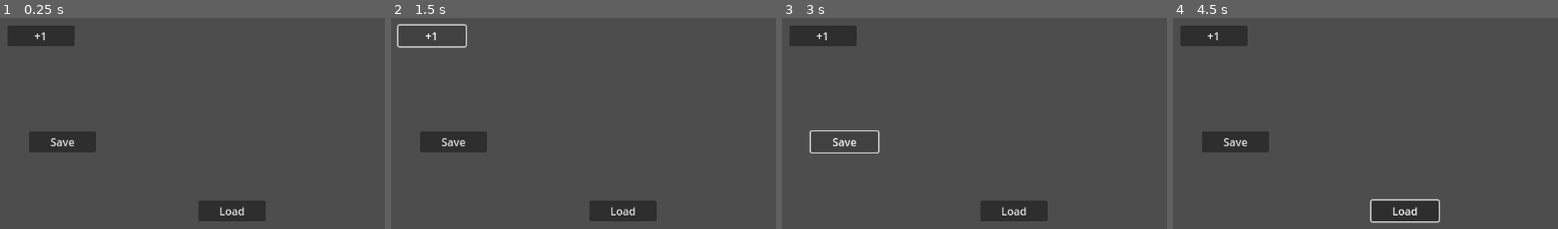
Above: before the commit, frames 1-4 (left to right).
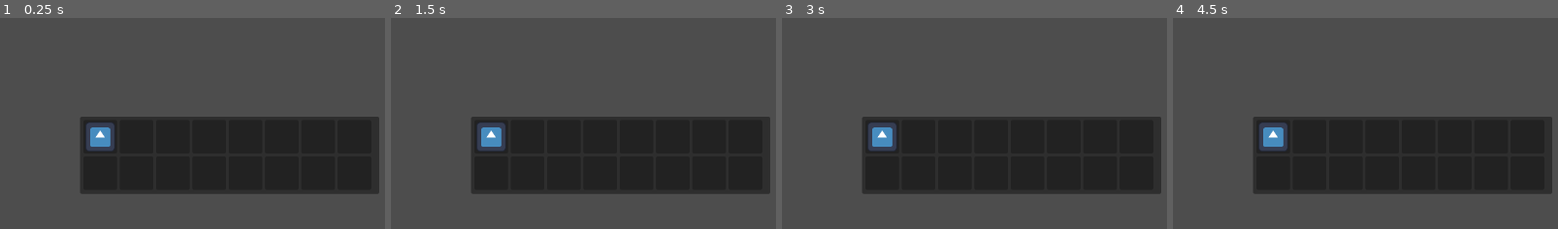
Above: after the commit, the same moments.

Repository: donivanjames/Godot-Reusable-2D-Components
Game: Godot game, scene res://drag_and_drop/drag_and_drop_scene.tscn
The game is run twice, just before and just after one commit, with the same random seed, the same clock (stepped at 60 frames per second) and the same inputs. Before the commit the project starts from res://save_and_load/main.tscn. The engine's default icon, where the game draws it, is replaced by a stand-in: a white triangle on a blue panel in a dark square.
Inputs (mouse positions are in pixels of both pictures, inside the frame that each line leads up to):
- Up to frame 1 (0.25 s): no input
- Up to frame 2 (1.5 s): click (433, 34) at 0.5 s, where only the run before the commit has a clickable "+1"; click (433, 34) at 1.25 s, where only the run before the commit has a clickable "+1"
- Up to frame 3 (3 s): click (824, 34) at 2 s, where only the run before the commit has a clickable "+1"; click (843, 142) at 2.75 s, where only the run before the commit has a clickable "Save"
- Up to frame 4 (4.5 s): click (1404, 210) at 3.5 s, where only the run before the commit has a clickable "Load"; move the mouse to (outside the picture) at 4.27 s; tap Ctrl at 4.35 s; click (outside the picture) at 4.42 s

The runs differ from the first frame. In frame 1, 32% of the frame differs, in the area x 2-99%, y 3-97%; in frame 2, 31%; in frame 3, 31%; in frame 4, 33%, in the area x 2-99%, y 3-98%.

Commit message:
Drag and drop

Diff:
--- /dev/null
+++ b/drag_and_drop/drag_and_drop_scene.tscn
@@ -0,0 +1,332 @@
+[gd_scene load_steps=3 format=3 uid="uid://ig5jskdi4gg4"]
+
+[ext_resource type="Texture2D" uid="uid://vldeo78wod3y" path="res://icon.svg" id="1_63obs"]
+[ext_resource type="Script" uid="uid://bfjhp7m4a1hpy" path="res://drag_and_drop/item_slot.gd" id="1_akgoe"]
+
+[node name="DragAndDropScene" type="Control"]
+layout_mode = 3
+anchors_preset = 15
+anchor_right = 1.0
+anchor_bottom = 1.0
+grow_horizontal = 2
+grow_vertical = 2
+
+[node name="CanvasLayer" type="CanvasLayer" parent="."]
+
+[node name="Inventory" type="Panel" parent="CanvasLayer"]
+anchors_preset = 8
+anchor_left = 0.5
+anchor_top = 0.5
+anchor_right = 0.5
+anchor_bottom = 0.5
+offset_left = -222.5
+offset_top = -57.5
+offset_right = 222.5
+offset_bottom = 57.5
+grow_horizontal = 2
+grow_vertical = 2
+
+[node name="MarginContainer" type="MarginContainer" parent="CanvasLayer/Inventory"]
+layout_mode = 0
+offset_right = 40.0
+offset_bottom = 40.0
+theme_override_constants/margin_left = 5
+theme_override_constants/margin_top = 5
+theme_override_constants/margin_right = 5
+theme_override_constants/margin_bottom = 5
+
+[node name="GridContainer" type="GridContainer" parent="CanvasLayer/Inventory/MarginContainer"]
+layout_mode = 2
+theme_override_constants/h_separation = 4
+theme_override_constants/v_separation = 4
+columns = 8
+
+[node name="ItemSlot" type="Panel" parent="CanvasLayer/Inventory/MarginContainer/GridContainer"]
+custom_minimum_size = Vector2(50, 50)
+layout_mode = 2
+script = ExtResource("1_akgoe")
+
+[node name="Icon" type="TextureRect" parent="CanvasLayer/Inventory/MarginContainer/GridContainer/ItemSlot"]
+unique_name_in_owner = true
+layout_mode = 1
+anchors_preset = -1
+anchor_left = 0.06
+anchor_top = 0.06
+anchor_right = 0.94
+anchor_bottom = 0.94
+grow_horizontal = 2
+grow_vertical = 2
+texture = ExtResource("1_63obs")
+expand_mode = 1
+stretch_mode = 5
+metadata/_edit_use_anchors_ = true
+
+[node name="ItemSlot2" type="Panel" parent="CanvasLayer/Inventory/MarginContainer/GridContainer"]
+custom_minimum_size = Vector2(50, 50)
+layout_mode = 2
+script = ExtResource("1_akgoe")
+
+[node name="Icon" type="TextureRect" parent="CanvasLayer/Inventory/MarginContainer/GridContainer/ItemSlot2"]
+layout_mode = 1
+anchors_preset = -1
+anchor_left = 0.06
+anchor_top = 0.06
+anchor_right = 0.94
+anchor_bottom = 0.94
+grow_horizontal = 2
+grow_vertical = 2
+expand_mode = 1
+stretch_mode = 5
+metadata/_edit_use_anchors_ = true
+
+[node name="ItemSlot3" type="Panel" parent="CanvasLayer/Inventory/MarginContainer/GridContainer"]
+custom_minimum_size = Vector2(50, 50)
+layout_mode = 2
+script = ExtResource("1_akgoe")
+
+[node name="Icon" type="TextureRect" parent="CanvasLayer/Inventory/MarginContainer/GridContainer/ItemSlot3"]
+layout_mode = 1
+anchors_preset = -1
+anchor_left = 0.06
+anchor_top = 0.06
+anchor_right = 0.94
+anchor_bottom = 0.94
+grow_horizontal = 2
+grow_vertical = 2
+expand_mode = 1
+stretch_mode = 5
+metadata/_edit_use_anchors_ = true
+
+[node name="ItemSlot4" type="Panel" parent="CanvasLayer/Inventory/MarginContainer/GridContainer"]
+custom_minimum_size = Vector2(50, 50)
+layout_mode = 2
+script = ExtResource("1_akgoe")
+
+[node name="Icon" type="TextureRect" parent="CanvasLayer/Inventory/MarginContainer/GridContainer/ItemSlot4"]
+layout_mode = 1
+anchors_preset = -1
+anchor_left = 0.06
+anchor_top = 0.06
+anchor_right = 0.94
+anchor_bottom = 0.94
+grow_horizontal = 2
+grow_vertical = 2
+expand_mode = 1
+stretch_mode = 5
+metadata/_edit_use_anchors_ = true
+
+[node name="ItemSlot5" type="Panel" parent="CanvasLayer/Inventory/MarginContainer/GridContainer"]
+custom_minimum_size = Vector2(50, 50)
+layout_mode = 2
+script = ExtResource("1_akgoe")
+
+[node name="Icon" type="TextureRect" parent="CanvasLayer/Inventory/MarginContainer/GridContainer/ItemSlot5"]
+layout_mode = 1
+anchors_preset = -1
+anchor_left = 0.06
+anchor_top = 0.06
+anchor_right = 0.94
+anchor_bottom = 0.94
+grow_horizontal = 2
+grow_vertical = 2
+expand_mode = 1
+stretch_mode = 5
+metadata/_edit_use_anchors_ = true
+
+[node name="ItemSlot6" type="Panel" parent="CanvasLayer/Inventory/MarginContainer/GridContainer"]
+custom_minimum_size = Vector2(50, 50)
+layout_mode = 2
+script = ExtResource("1_akgoe")
+
+[node name="Icon" type="TextureRect" parent="CanvasLayer/Inventory/MarginContainer/GridContainer/ItemSlot6"]
+layout_mode = 1
+anchors_preset = -1
+anchor_left = 0.06
+anchor_top = 0.06
+anchor_right = 0.94
+anchor_bottom = 0.94
+grow_horizontal = 2
+grow_vertical = 2
+expand_mode = 1
+stretch_mode = 5
+metadata/_edit_use_anchors_ = true
+
+[node name="ItemSlot7" type="Panel" parent="CanvasLayer/Inventory/MarginContainer/GridContainer"]
+custom_minimum_size = Vector2(50, 50)
+layout_mode = 2
+script = ExtResource("1_akgoe")
+
+[node name="Icon" type="TextureRect" parent="CanvasLayer/Inventory/MarginContainer/GridContainer/ItemSlot7"]
+layout_mode = 1
+anchors_preset = -1
+anchor_left = 0.06
+anchor_top = 0.06
+anchor_right = 0.94
+anchor_bottom = 0.94
+grow_horizontal = 2
+grow_vertical = 2
+expand_mode = 1
+stretch_mode = 5
+metadata/_edit_use_anchors_ = true
+
+[node name="ItemSlot8" type="Panel" parent="CanvasLayer/Inventory/MarginContainer/GridContainer"]
+custom_minimum_size = Vector2(50, 50)
+layout_mode = 2
+script = ExtResource("1_akgoe")
+
+[node name="Icon" type="TextureRect" parent="CanvasLayer/Inventory/MarginContainer/GridContainer/ItemSlot8"]
+layout_mode = 1
+anchors_preset = -1
+anchor_left = 0.06
+anchor_top = 0.06
+anchor_right = 0.94
+anchor_bottom = 0.94
+grow_horizontal = 2
+grow_vertical = 2
+expand_mode = 1
+stretch_mode = 5
+metadata/_edit_use_anchors_ = true
+
+[node name="ItemSlot9" type="Panel" parent="CanvasLayer/Inventory/MarginContainer/GridContainer"]
+custom_minimum_size = Vector2(50, 50)
+layout_mode = 2
+script = ExtResource("1_akgoe")
+
+[node name="Icon" type="TextureRect" parent="CanvasLayer/Inventory/MarginContainer/GridContainer/ItemSlot9"]
+layout_mode = 1
+anchors_preset = -1
+anchor_left = 0.06
+anchor_top = 0.06
+anchor_right = 0.94
+anchor_bottom = 0.94
+grow_horizontal = 2
+grow_vertical = 2
+expand_mode = 1
+stretch_mode = 5
+metadata/_edit_use_anchors_ = true
+
+[node name="ItemSlot10" type="Panel" parent="CanvasLayer/Inventory/MarginContainer/GridContainer"]
+custom_minimum_size = Vector2(50, 50)
+layout_mode = 2
+script = ExtResource("1_akgoe")
+
+[node name="Icon" type="TextureRect" parent="CanvasLayer/Inventory/MarginContainer/GridContainer/ItemSlot10"]
+layout_mode = 1
+anchors_preset = -1
+anchor_left = 0.06
+anchor_top = 0.06
+anchor_right = 0.94
+anchor_bottom = 0.94
+grow_horizontal = 2
+grow_vertical = 2
+expand_mode = 1
+stretch_mode = 5
+metadata/_edit_use_anchors_ = true
+
+[node name="ItemSlot11" type="Panel" parent="CanvasLayer/Inventory/MarginContainer/GridContainer"]
+custom_minimum_size = Vector2(50, 50)
+layout_mode = 2
+script = ExtResource("1_akgoe")
+
+[node name="Icon" type="TextureRect" parent="CanvasLayer/Inventory/MarginContainer/GridContainer/ItemSlot11"]
+layout_mode = 1
+anchors_preset = -1
+anchor_left = 0.06
+anchor_top = 0.06
+anchor_right = 0.94
+anchor_bottom = 0.94
+grow_horizontal = 2
+grow_vertical = 2
+expand_mode = 1
+stretch_mode = 5
+metadata/_edit_use_anchors_ = true
+
+[node name="ItemSlot12" type="Panel" parent="CanvasLayer/Inventory/MarginContainer/GridContainer"]
+custom_minimum_size = Vector2(50, 50)
+layout_mode = 2
+script = ExtResource("1_akgoe")
+
+[node name="Icon" type="TextureRect" parent="CanvasLayer/Inventory/MarginContainer/GridContainer/ItemSlot12"]
+layout_mode = 1
+anchors_preset = -1
+anchor_left = 0.06
+anchor_top = 0.06
+anchor_right = 0.94
+anchor_bottom = 0.94
+grow_horizontal = 2
+grow_vertical = 2
+expand_mode = 1
+stretch_mode = 5
+metadata/_edit_use_anchors_ = true
+
+[node name="ItemSlot13" type="Panel" parent="CanvasLayer/Inventory/MarginContainer/GridContainer"]
+custom_minimum_size = Vector2(50, 50)
+layout_mode = 2
+script = ExtResource("1_akgoe")
+
+[node name="Icon" type="TextureRect" parent="CanvasLayer/Inventory/MarginContainer/GridContainer/ItemSlot13"]
+layout_mode = 1
+anchors_preset = -1
+anchor_left = 0.06
+anchor_top = 0.06
+anchor_right = 0.94
+anchor_bottom = 0.94
+grow_horizontal = 2
+grow_vertical = 2
+expand_mode = 1
+stretch_mode = 5
+metadata/_edit_use_anchors_ = true
+
+[node name="ItemSlot14" type="Panel" parent="CanvasLayer/Inventory/MarginContainer/GridContainer"]
+custom_minimum_size = Vector2(50, 50)
+layout_mode = 2
+script = ExtResource("1_akgoe")
+
+[node name="Icon" type="TextureRect" parent="CanvasLayer/Inventory/MarginContainer/GridContainer/ItemSlot14"]
+layout_mode = 1
+anchors_preset = -1
+anchor_left = 0.06
+anchor_top = 0.06
+anchor_right = 0.94
+anchor_bottom = 0.94
+grow_horizontal = 2
+grow_vertical = 2
+expand_mode = 1
+stretch_mode = 5
+metadata/_edit_use_anchors_ = true
+
+[node name="ItemSlot15" type="Panel" parent="CanvasLayer/Inventory/MarginContainer/GridContainer"]
+custom_minimum_size = Vector2(50, 50)
+layout_mode = 2
+script = ExtResource("1_akgoe")
+
+[node name="Icon" type="TextureRect" parent="CanvasLayer/Inventory/MarginContainer/GridContainer/ItemSlot15"]
+layout_mode = 1
+anchors_preset = -1
+anchor_left = 0.06
+anchor_top = 0.06
+anchor_right = 0.94
+anchor_bottom = 0.94
+grow_horizontal = 2
+grow_vertical = 2
+expand_mode = 1
+stretch_mode = 5
+metadata/_edit_use_anchors_ = true
+
+[node name="ItemSlot16" type="Panel" parent="CanvasLayer/Inventory/MarginContainer/GridContainer"]
+custom_minimum_size = Vector2(50, 50)
+layout_mode = 2
+script = ExtResource("1_akgoe")
+
+[node name="Icon" type="TextureRect" parent="CanvasLayer/Inventory/MarginContainer/GridContainer/ItemSlot16"]
+layout_mode = 1
+anchors_preset = -1
+anchor_left = 0.06
+anchor_top = 0.06
+anchor_right = 0.94
+anchor_bottom = 0.94
+grow_horizontal = 2
+grow_vertical = 2
+expand_mode = 1
+stretch_mode = 5
+metadata/_edit_use_anchors_ = true
--- /dev/null
+++ b/drag_and_drop/item_slot.gd
@@ -0,0 +1,31 @@
+extends Panel
+# https://youtu.be/JUR1qQ79eJY?si=Nb1VnbMYSviqPUAg
+
+@onready var icon: TextureRect = $Icon
+
+
+## Drag a preview of the item with the mouse
+func _get_drag_data(_at_position: Vector2) -> Variant:
+	if icon.texture == null: return
+
+	var preview = duplicate() # duplicate this object as a preview
+
+	# center on mouse
+	var c = Control.new()
+	c.add_child(preview)
+	preview.position -= Vector2(25,25) # I believe the preview icon is 50x50px
+	preview.self_modulate = Color.TRANSPARENT # hide background
+	c.modulate = Color(c.modulate, 0.5) # make semi-transparent
+
+	set_drag_preview(c) # puts the node under the mouse while we drag
+
+	return icon
+
+
+## The reciever slot for the item
+func _can_drop_data(_at_position: Vector2, _data: Variant) -> bool:
+	return true
+
+
+func _drop_data(_at_position: Vector2, data: Variant) -> void:
+	icon.texture = data.texture
--- /dev/null
+++ b/drag_and_drop/item_slot.tscn
@@ -0,0 +1,22 @@
+[gd_scene load_steps=3 format=3 uid="uid://ckukujn7oltgo"]
+
+[ext_resource type="Script" uid="uid://bfjhp7m4a1hpy" path="res://drag_and_drop/item_slot.gd" id="1_81qsk"]
+[ext_resource type="Texture2D" uid="uid://vldeo78wod3y" path="res://icon.svg" id="2_ojxlk"]
+
+[node name="ItemSlot" type="Panel"]
+custom_minimum_size = Vector2(50, 50)
+script = ExtResource("1_81qsk")
+
+[node name="Icon" type="TextureRect" parent="."]
+layout_mode = 1
+anchors_preset = -1
+anchor_left = 0.06
+anchor_top = 0.06
+anchor_right = 0.94
+anchor_bottom = 0.94
+grow_horizontal = 2
+grow_vertical = 2
+texture = ExtResource("2_ojxlk")
+expand_mode = 1
+stretch_mode = 5
+metadata/_edit_use_anchors_ = true
--- a/project.godot
+++ b/project.godot
@@ -11,7 +11,7 @@
 [application]
 
 config/name="Godot Reusable 2D Components"
-run/main_scene="uid://cmyq4vdm7iw2f"
+run/main_scene="uid://ig5jskdi4gg4"
 config/features=PackedStringArray("4.5", "GL Compatibility")
 config/icon="res://icon.svg"
 
Not shown, added: drag_and_drop/item_slot.gd.uid
